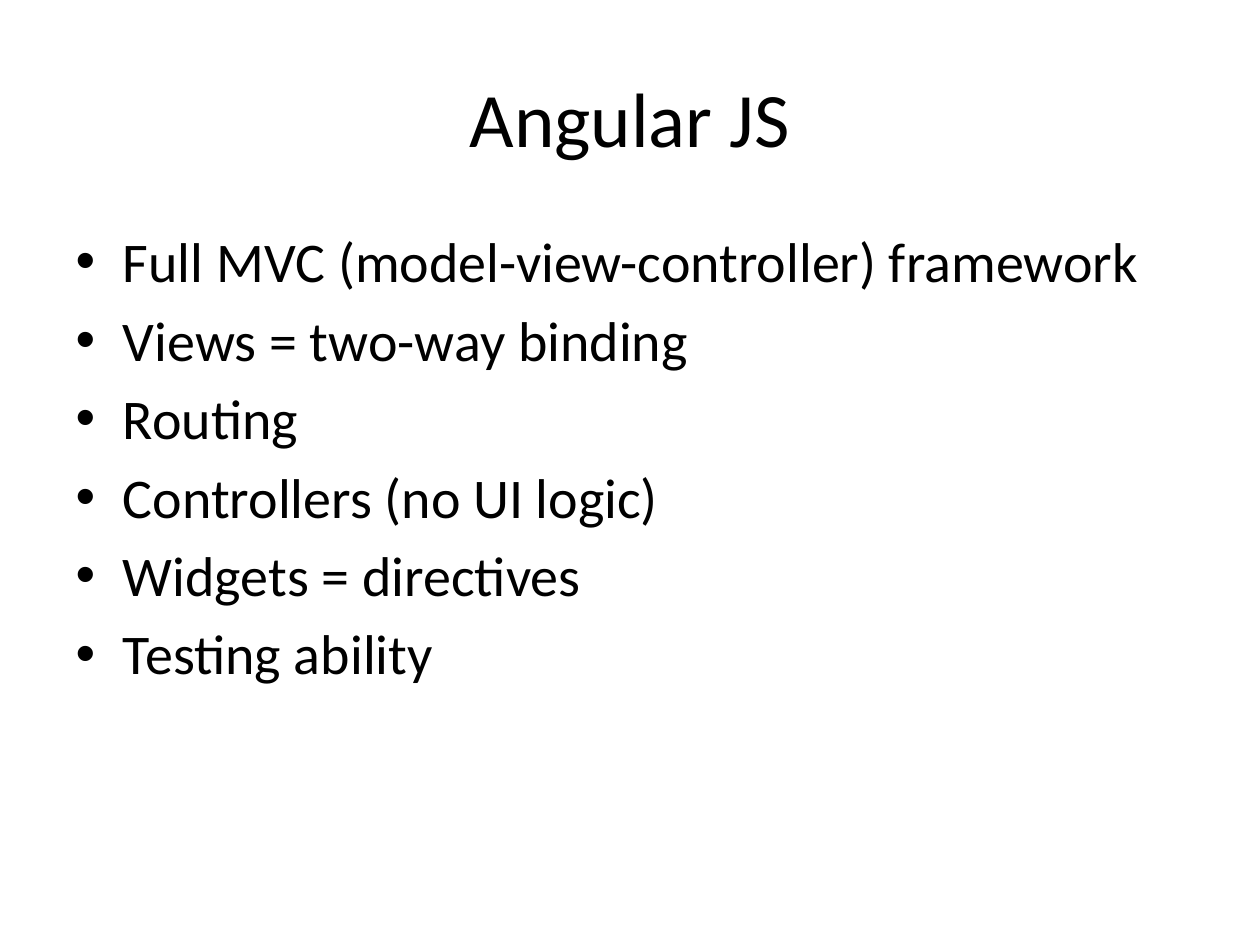
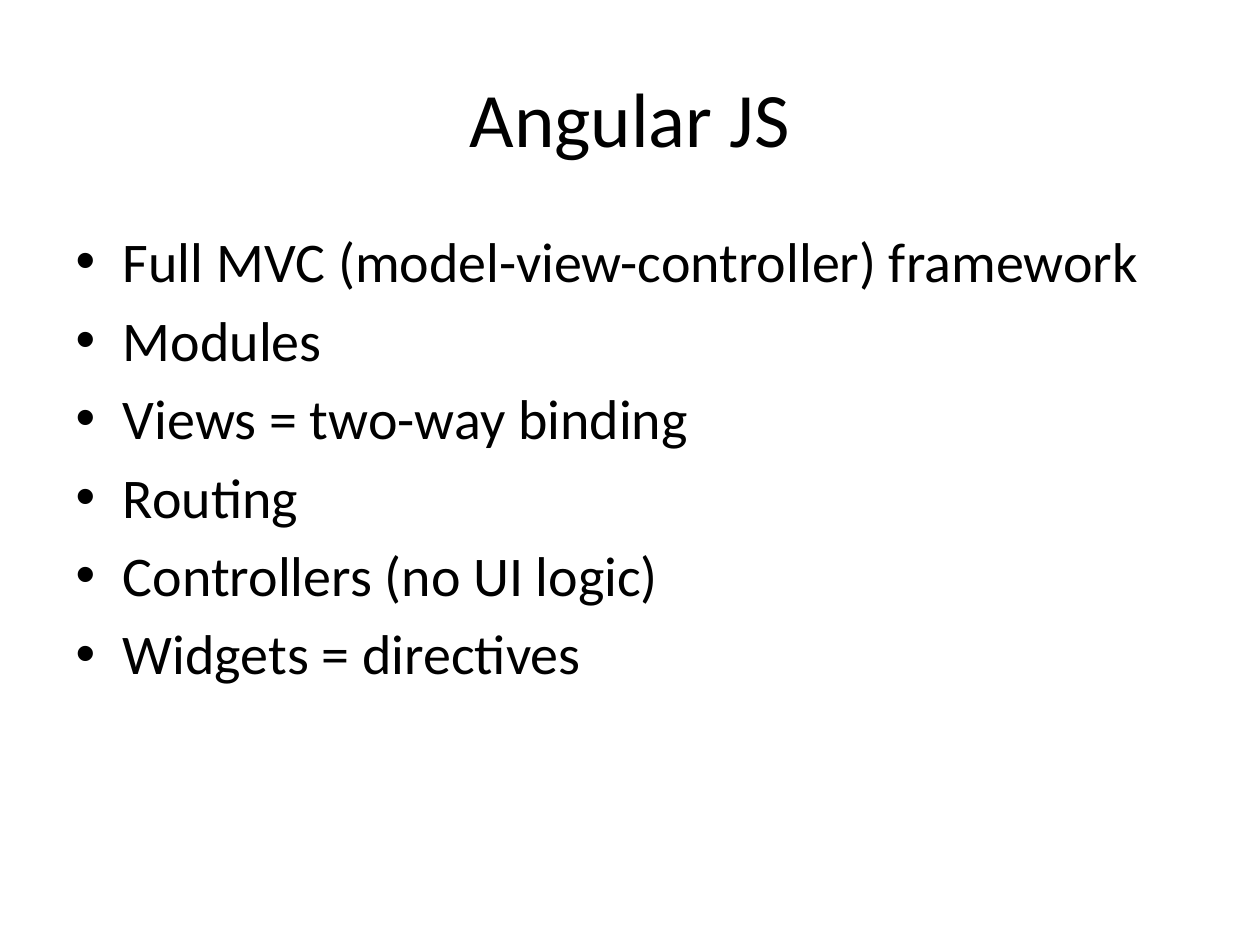
Before and after one commit to dejanvasic85/js-presentation, a slide deck: slide 2 of Dejan/Single-Page-Applications/Single-Page-Applications.pptx. Drawn at 1260x945 pixels with LibreOffice and Linux fonts; fonts in the diff are those of the drawing. Boxes give left, top, right and bottom in pixels: in the first picture for what was removed or moved away, otherwise in the second. Text is boxed around its words. In the diff, an @@ line names an element or a change of style, - is before the commit and + after.

Commit message:
Adding angular demo with SPA

```diff
--- a/Dejan/Single-Page-Applications/Single-Page-Applications.pptx
+++ b/Dejan/Single-Page-Applications/Single-Page-Applications.pptx
@@ text at [123, 322, 322, 362]: paragraph added @@
+• Modules
@@ text at [123, 635, 433, 684]: paragraph removed @@
-• Testing ability
```
Also in this commit, not shown: 1 slide added, 40 other files.
